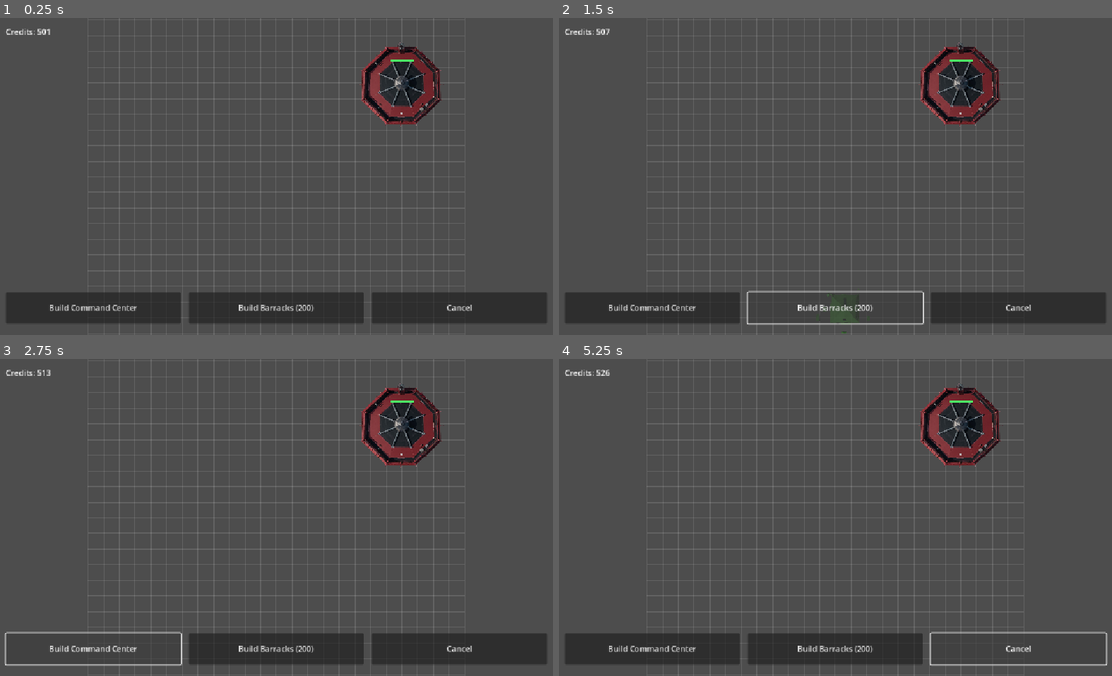
Above: before the commit, frames 1-4 (two rows, left to right).
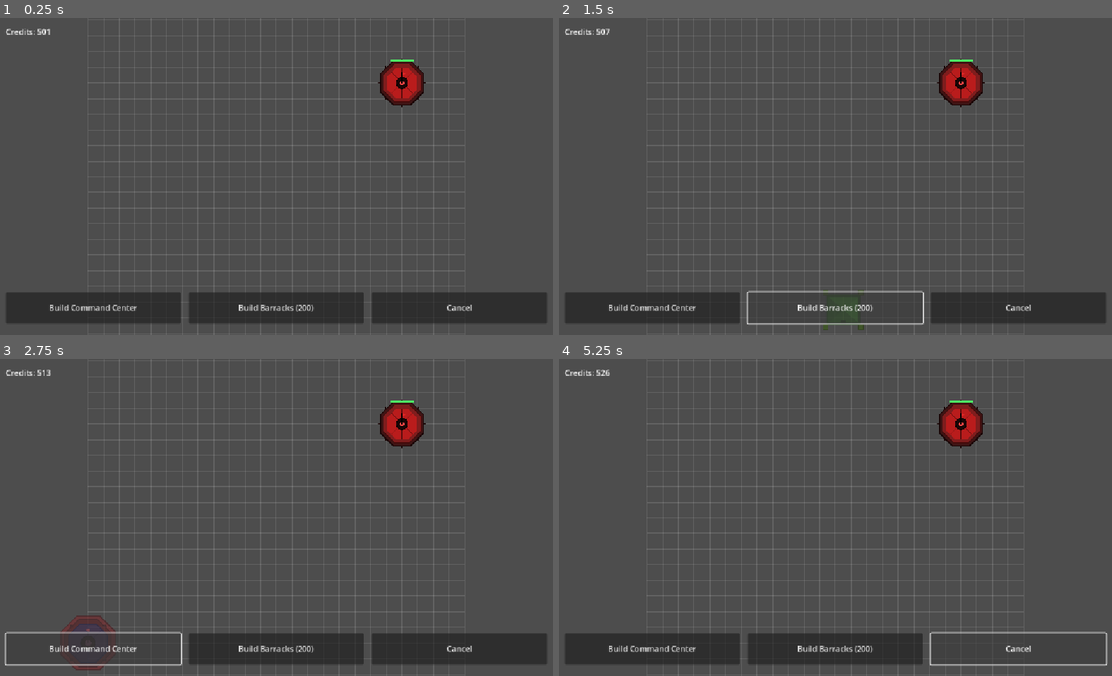
Above: after the commit, the same moments.

Repository: milinddashrathjoshi-pixel/WAR-GAME
Game: Godot game, scene res://scenes/main/main.tscn
Same seed, same stepped clock (60 frames per second), same inputs: the game is played once before the commit and once after it.
Inputs:
- Up to frame 1 (0.25 s): no input
- Up to frame 2 (1.5 s): click "Build Command Center" at 0.5 s; click "Build Barracks (200)" at 1.25 s
- Up to frame 3 (2.75 s): click "Build Command Center" at 2 s
- Up to frame 4 (5.25 s): click "Build Barracks (200)" at 2.75 s; click "Build Command Center" at 3.5 s; click "Build Barracks (200)" at 4.25 s; click "Cancel" at 5 s

The runs differ from the first frame. In frame 1, 2.8% of the frame differs, in the area x 65-80%, y 7-35%; in frame 2, 2.8%; in frame 3, 3.1%, in the area x 10-80%, y 7-99%; in frame 4, 2.8%.

Commit message:
art: commit self-contained SVG sprites for all four scenes
Replace the external PNG dependency (which required per-machine background
removal and left a broken dependency when a file was missing) with stylized
top-down SVG sprites authored and committed into the repo:
- command_center.svg  blue/concrete octagonal HQ with antenna
- barracks.svg        olive ridge tent with supply crates
- enemy_cc.svg        menacing dark-red spiked octagon with flag
- infantry.svg        top-down soldier (helmet, pack, rifle)

Scenes point at these committed assets, so the project loads and runs
immediately after a pull with no missing-file errors and no manual asset
pipeline. PNGs can still be dropped in later by swapping the Sprite2D
texture — game logic is untouched.

https://claude.ai/code/session_019U8oQH6MLbad7Ncp5CKgn1

Diff:
--- /dev/null
+++ b/assets/buildings/barracks.svg
@@ -0,0 +1,28 @@
+<svg xmlns="http://www.w3.org/2000/svg" width="512" height="512" viewBox="0 0 512 512">
+  <!-- Barracks: top-down olive-green ridge tent with supply crates -->
+  <rect x="70" y="90" width="372" height="332" rx="18" fill="#3f4a25" stroke="#2c331a" stroke-width="8"/>
+  <!-- two tent slopes meeting at ridge -->
+  <polygon points="96,116 416,116 256,256 256,256" fill="#6b7d39"/>
+  <polygon points="96,396 416,396 256,256 256,256" fill="#5a6a30"/>
+  <polygon points="96,116 96,396 256,256" fill="#4f5d2b"/>
+  <polygon points="416,116 416,396 256,256" fill="#7a8d42"/>
+  <!-- ridge line -->
+  <line x1="96" y1="116" x2="416" y2="116" stroke="#323a1d" stroke-width="6"/>
+  <line x1="96" y1="396" x2="416" y2="396" stroke="#323a1d" stroke-width="6"/>
+  <line x1="256" y1="116" x2="256" y2="396" stroke="#caa15a" stroke-width="6" opacity="0.6"/>
+  <!-- entrance flap -->
+  <rect x="226" y="372" width="60" height="40" rx="6" fill="#2c331a"/>
+  <!-- supply crates at corners -->
+  <g fill="#8a5a2b" stroke="#5e3c1c" stroke-width="5">
+    <rect x="36" y="40" width="58" height="58" rx="6"/>
+    <rect x="418" y="40" width="58" height="58" rx="6"/>
+    <rect x="36" y="414" width="58" height="58" rx="6"/>
+    <rect x="418" y="414" width="58" height="58" rx="6"/>
+  </g>
+  <g stroke="#5e3c1c" stroke-width="4">
+    <line x1="36" y1="69" x2="94" y2="69"/>
+    <line x1="418" y1="69" x2="476" y2="69"/>
+    <line x1="36" y1="443" x2="94" y2="443"/>
+    <line x1="418" y1="443" x2="476" y2="443"/>
+  </g>
+</svg>
--- /dev/null
+++ b/assets/buildings/command_center.svg
@@ -0,0 +1,29 @@
+<svg xmlns="http://www.w3.org/2000/svg" width="512" height="512" viewBox="0 0 512 512">
+  <!-- Player Command Center: top-down blue/concrete octagonal HQ -->
+  <polygon points="477,348 348,477 164,477 35,348 35,164 164,35 348,35 477,164"
+           fill="#7c8794" stroke="#4b5563" stroke-width="10"/>
+  <polygon points="450,330 330,450 182,450 62,330 62,182 182,62 330,62 450,182"
+           fill="#5b6573" stroke="#3f4854" stroke-width="6"/>
+  <polygon points="413,321 321,413 191,413 99,321 99,191 191,99 321,99 413,191"
+           fill="#3b82f6" stroke="#1d4ed8" stroke-width="8"/>
+  <!-- roof panel seams -->
+  <g stroke="#1d4ed8" stroke-width="4" opacity="0.7">
+    <line x1="256" y1="99" x2="256" y2="413"/>
+    <line x1="99" y1="256" x2="413" y2="256"/>
+    <line x1="146" y1="146" x2="366" y2="366"/>
+    <line x1="366" y1="146" x2="146" y2="366"/>
+  </g>
+  <!-- central command hub -->
+  <circle cx="256" cy="256" r="58" fill="#1e293b" stroke="#0f172a" stroke-width="6"/>
+  <circle cx="256" cy="256" r="26" fill="#60a5fa"/>
+  <!-- antenna -->
+  <line x1="256" y1="256" x2="256" y2="150" stroke="#0f172a" stroke-width="6"/>
+  <circle cx="256" cy="150" r="12" fill="#93c5fd"/>
+  <!-- corner sandbag dots -->
+  <g fill="#475569">
+    <circle cx="120" cy="120" r="14"/>
+    <circle cx="392" cy="120" r="14"/>
+    <circle cx="120" cy="392" r="14"/>
+    <circle cx="392" cy="392" r="14"/>
+  </g>
+</svg>
--- /dev/null
+++ b/assets/buildings/enemy_cc.svg
@@ -0,0 +1,33 @@
+<svg xmlns="http://www.w3.org/2000/svg" width="512" height="512" viewBox="0 0 512 512">
+  <!-- Enemy Command Center: menacing dark-red octagonal fortress -->
+  <!-- spikes pointing outward -->
+  <g fill="#1a0606">
+    <polygon points="256,8 238,64 274,64"/>
+    <polygon points="256,504 238,448 274,448"/>
+    <polygon points="8,256 64,238 64,274"/>
+    <polygon points="504,256 448,238 448,274"/>
+    <polygon points="78,78 120,100 100,120"/>
+    <polygon points="434,78 412,120 392,100"/>
+    <polygon points="78,434 100,392 120,412"/>
+    <polygon points="434,434 392,412 412,392"/>
+  </g>
+  <polygon points="477,348 348,477 164,477 35,348 35,164 164,35 348,35 477,164"
+           fill="#3f1414" stroke="#1a0606" stroke-width="10"/>
+  <polygon points="450,330 330,450 182,450 62,330 62,182 182,62 330,62 450,182"
+           fill="#7f1d1d" stroke="#450a0a" stroke-width="6"/>
+  <polygon points="413,321 321,413 191,413 99,321 99,191 191,99 321,99 413,191"
+           fill="#b91c1c" stroke="#7f1d1d" stroke-width="8"/>
+  <!-- roof seams -->
+  <g stroke="#450a0a" stroke-width="4" opacity="0.8">
+    <line x1="256" y1="99" x2="256" y2="413"/>
+    <line x1="99" y1="256" x2="413" y2="256"/>
+    <line x1="146" y1="146" x2="366" y2="366"/>
+    <line x1="366" y1="146" x2="146" y2="366"/>
+  </g>
+  <!-- dark core -->
+  <circle cx="256" cy="256" r="58" fill="#1a0606" stroke="#000000" stroke-width="6"/>
+  <circle cx="256" cy="256" r="24" fill="#ef4444"/>
+  <!-- flag pole -->
+  <line x1="256" y1="256" x2="256" y2="146" stroke="#000000" stroke-width="6"/>
+  <polygon points="256,146 256,178 300,162" fill="#dc2626"/>
+</svg>
--- /dev/null
+++ b/assets/units/infantry.svg
@@ -0,0 +1,16 @@
+<svg xmlns="http://www.w3.org/2000/svg" width="128" height="128" viewBox="0 0 128 128">
+  <!-- Infantry: top-down soldier — backpack, shoulders, helmet, rifle -->
+  <!-- shadow base -->
+  <ellipse cx="64" cy="68" rx="34" ry="34" fill="#3a4a22" opacity="0.35"/>
+  <!-- backpack / torso -->
+  <rect x="40" y="40" width="48" height="52" rx="14" fill="#55642f" stroke="#3a4a22" stroke-width="4"/>
+  <!-- shoulders -->
+  <circle cx="40" cy="58" r="13" fill="#4a5828"/>
+  <circle cx="88" cy="58" r="13" fill="#4a5828"/>
+  <!-- rifle pointing forward (down-screen) -->
+  <rect x="59" y="64" width="10" height="52" rx="3" fill="#1f2937"/>
+  <rect x="55" y="86" width="18" height="8" rx="2" fill="#111827"/>
+  <!-- helmet (top of head) -->
+  <circle cx="64" cy="60" r="20" fill="#6b7d39" stroke="#3a4a22" stroke-width="4"/>
+  <circle cx="64" cy="60" r="9" fill="#566529"/>
+</svg>
--- a/scenes/buildings/barracks.tscn
+++ b/scenes/buildings/barracks.tscn
@@ -1,7 +1,7 @@
 [gd_scene load_steps=4 format=3 uid="uid://b0barracks001"]
 
 [ext_resource type="Script" uid="uid://b1arwbarracks" path="res://scripts/buildings/barracks.gd" id="1_bld"]
-[ext_resource type="Texture2D" path="res://assets/buildings/barracks.png" id="2_tex"]
+[ext_resource type="Texture2D" path="res://assets/buildings/barracks.svg" id="2_tex"]
 
 [sub_resource type="RectangleShape2D" id="RectangleShape2D_1"]
 size = Vector2(192, 192)
@@ -10,7 +10,7 @@
 script = ExtResource("1_bld")
 
 [node name="Sprite2D" type="Sprite2D" parent="."]
-scale = Vector2(0.3, 0.3)
+scale = Vector2(0.375, 0.375)
 texture = ExtResource("2_tex")
 
 [node name="ClickArea" type="Area2D" parent="."]
--- a/scenes/buildings/command_center.tscn
+++ b/scenes/buildings/command_center.tscn
@@ -1,11 +1,11 @@
 [gd_scene load_steps=3 format=3 uid="uid://b0cmdcenter001"]
 
 [ext_resource type="Script" uid="uid://b1arwbuilding" path="res://scripts/buildings/building.gd" id="1_bld"]
-[ext_resource type="Texture2D" path="res://assets/buildings/command_center.png" id="2_tex"]
+[ext_resource type="Texture2D" path="res://assets/buildings/command_center.svg" id="2_tex"]
 
 [node name="CommandCenter" type="Node2D"]
 script = ExtResource("1_bld")
 
 [node name="Sprite2D" type="Sprite2D" parent="."]
-scale = Vector2(0.4, 0.4)
+scale = Vector2(0.5, 0.5)
 texture = ExtResource("2_tex")
--- a/scenes/buildings/enemy_command_center.tscn
+++ b/scenes/buildings/enemy_command_center.tscn
@@ -1,7 +1,7 @@
 [gd_scene load_steps=4 format=3 uid="uid://b0enemycc0001"]
 
 [ext_resource type="Script" uid="uid://b1arwbuilding" path="res://scripts/buildings/building.gd" id="1_bld"]
-[ext_resource type="Texture2D" path="res://assets/buildings/enemy_cc.png" id="2_tex"]
+[ext_resource type="Texture2D" path="res://assets/buildings/enemy_cc.svg" id="2_tex"]
 [ext_resource type="PackedScene" uid="uid://b0healthbar01" path="res://scenes/ui/health_bar.tscn" id="3_hb"]
 
 [node name="EnemyCommandCenter" type="Node2D"]
--- a/scenes/units/infantry.tscn
+++ b/scenes/units/infantry.tscn
@@ -1,11 +1,11 @@
 [gd_scene load_steps=3 format=3 uid="uid://b0infantry0001"]
 
 [ext_resource type="Script" uid="uid://b1arwinfantry" path="res://scripts/units/infantry.gd" id="1_inf"]
-[ext_resource type="Texture2D" path="res://assets/units/infantry.png" id="2_tex"]
+[ext_resource type="Texture2D" path="res://assets/units/infantry.svg" id="2_tex"]
 
 [node name="Infantry" type="Node2D"]
 script = ExtResource("1_inf")
 
 [node name="Sprite2D" type="Sprite2D" parent="."]
-scale = Vector2(0.1, 0.1)
+scale = Vector2(0.45, 0.45)
 texture = ExtResource("2_tex")
